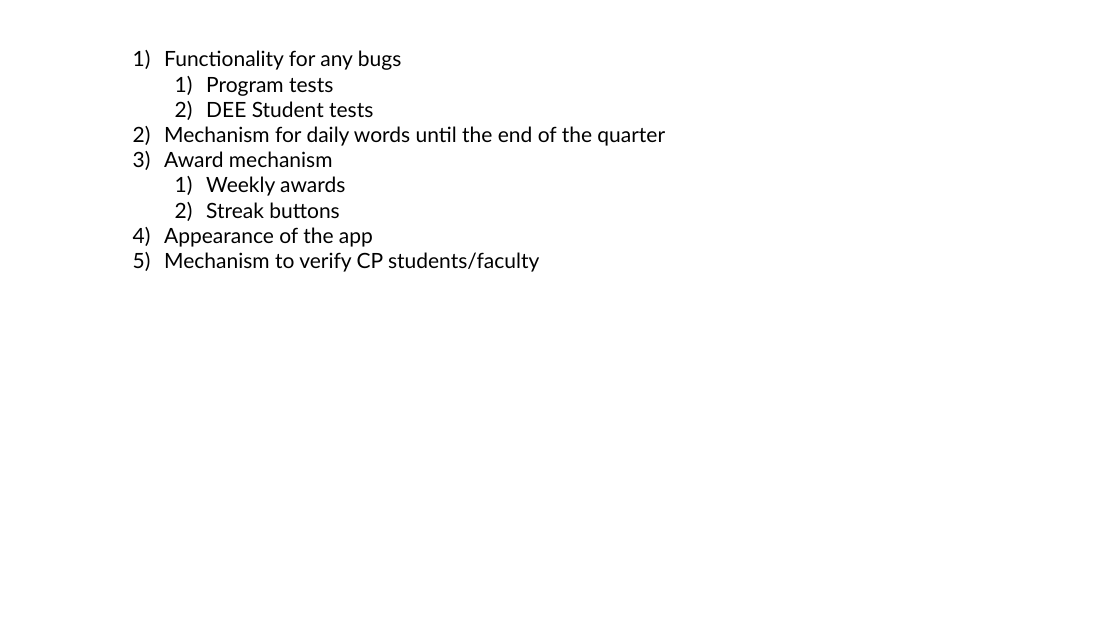
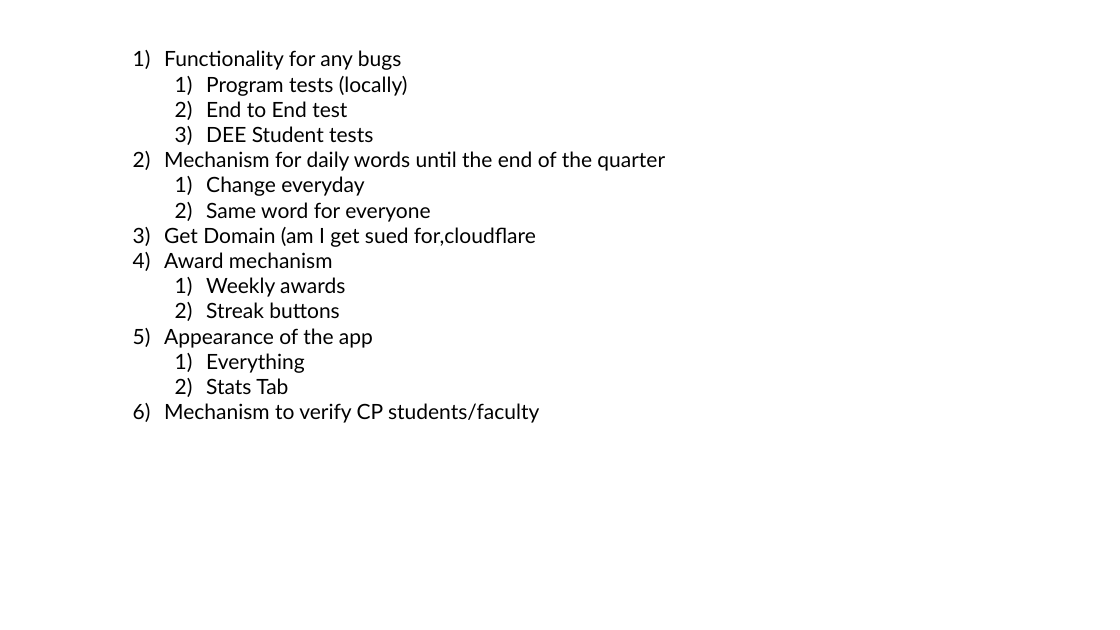
Before and after one commit to gato365/project-75-emans-wordle, a slide deck: slide 2 of daabase_design.pptx. Drawn at 1120x630 pixels with LibreOffice and Linux fonts; fonts in the diff are those of the drawing. Boxes give left, top, right and bottom in pixels: in the first picture for what was removed or moved away, otherwise in the second. Text is boxed around its words. In the diff, an @@ line names an element or a change of style, - is before the commit and + after.

```diff
--- a/daabase_design.pptx
+++ b/daabase_design.pptx
@@ text at (206, 76, 408, 117): text changed @@
-  1) Program tests
+  1) Program tests (locally)
+  2) End to End test
@@ text at (164, 176, 536, 247): paragraphs added @@
+  1) Change everyday
+  2) Same word for everyone
+3) Get Domain (am I get sued for,cloudflare
@@ text at (206, 353, 305, 394): paragraphs added @@
+  1) Everything
+  2) Stats Tab
```
Also in this commit, not shown: 8 other files.
